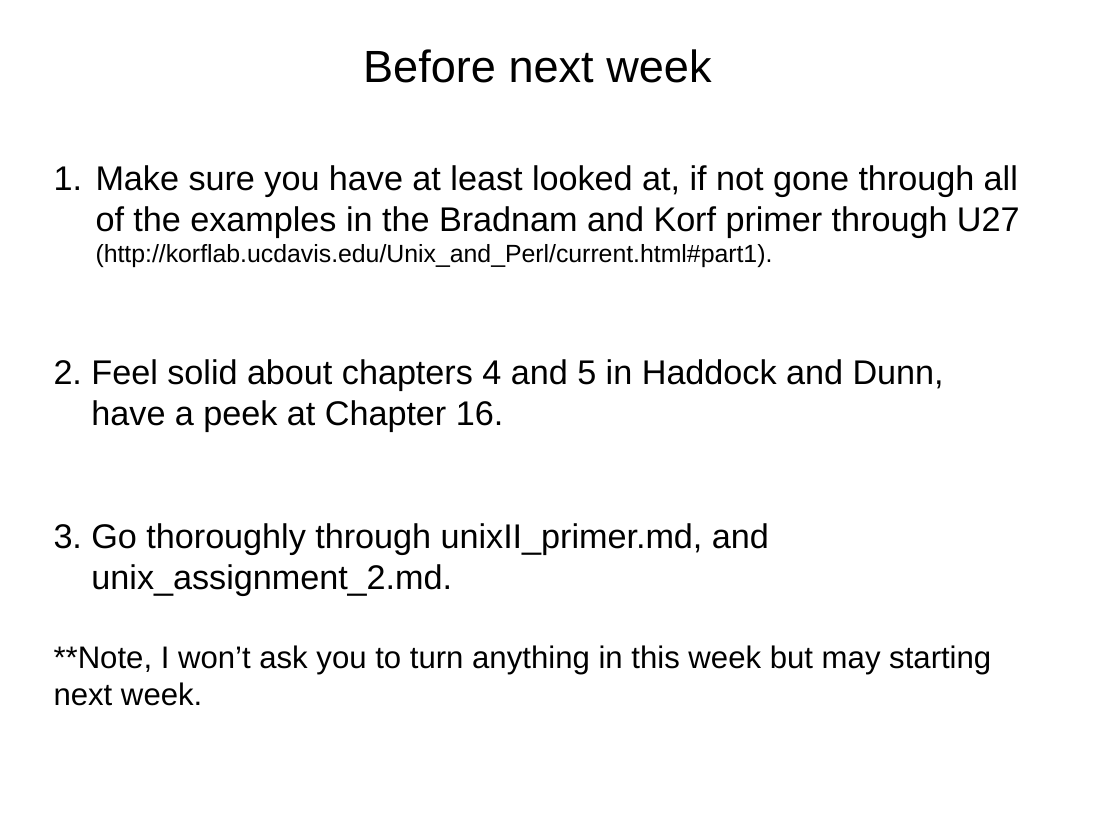
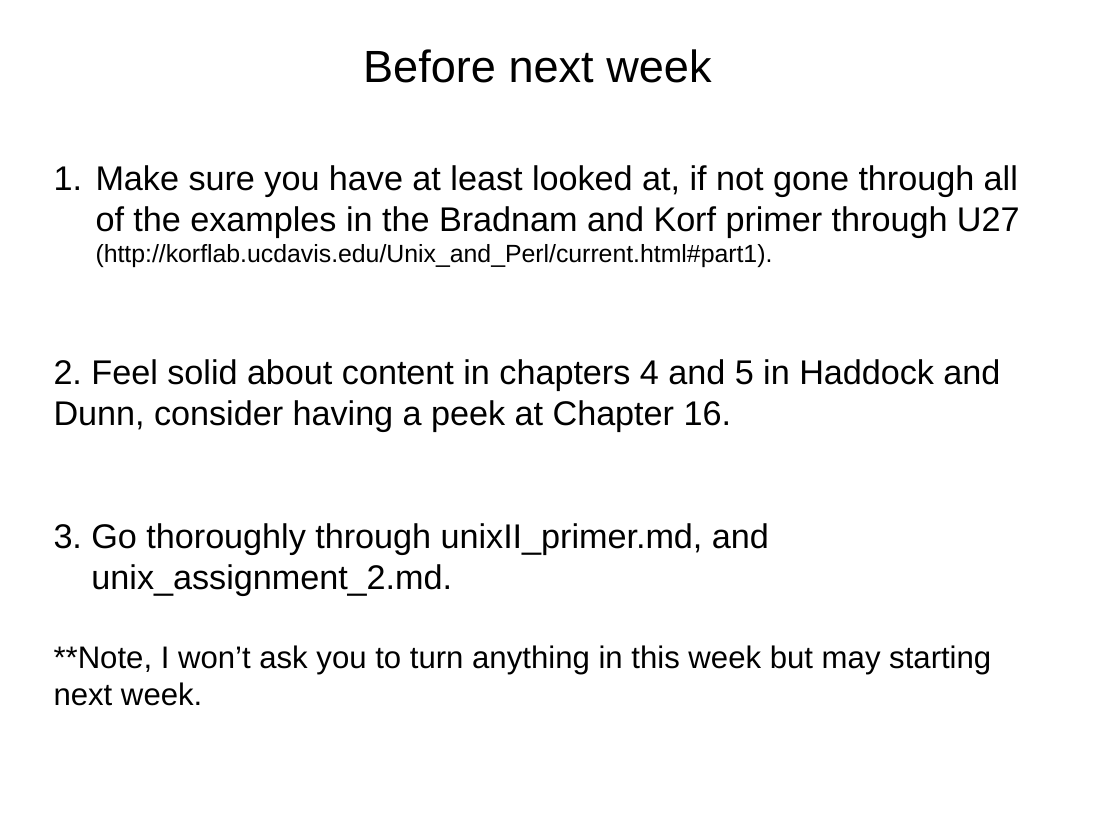
Before and after one commit to tparchman/F26_BIOL792, a slide deck: slide 24 of week2_LinuxII/week2.pptx. Drawn at 1120x840 pixels with LibreOffice and Linux fonts; fonts in the diff are those of the drawing. Boxes give left, top, right and bottom in pixels: in the first picture for what was removed or moved away, otherwise in the second. Text is boxed around its words. In the diff, an @@ line names an element or a change of style, - is before the commit and + after.

```diff
--- a/week2_LinuxII/week2.pptx
+++ b/week2_LinuxII/week2.pptx
@@ text at box(54, 359, 1000, 431): text changed @@
-2. Feel solid about chapters 4 and 5 in Haddock and Dunn,
-have a peek at Chapter 16.
+2. Feel solid about content in chapters 4 and 5 in Haddock and Dunn, consider having a peek at Chapter 16.
```
Also in this commit, not shown: 6 other slides changed, 23 other files.
